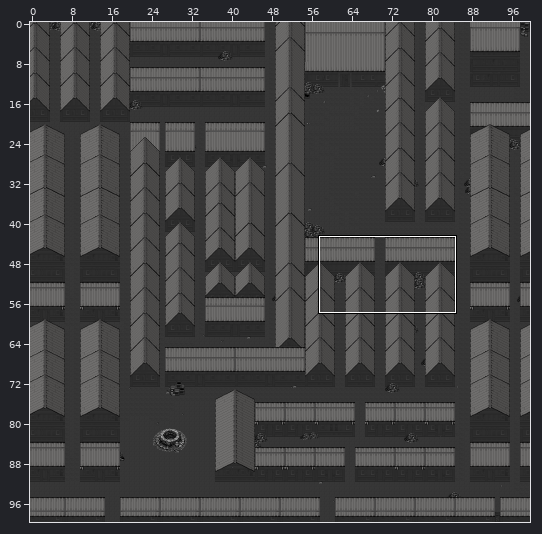
Tiled map (JSON) -- assets/Tiles/beyond.tmj. The picture above shows the old version from afar; the outline marks the close-up.
Close-up. Before:
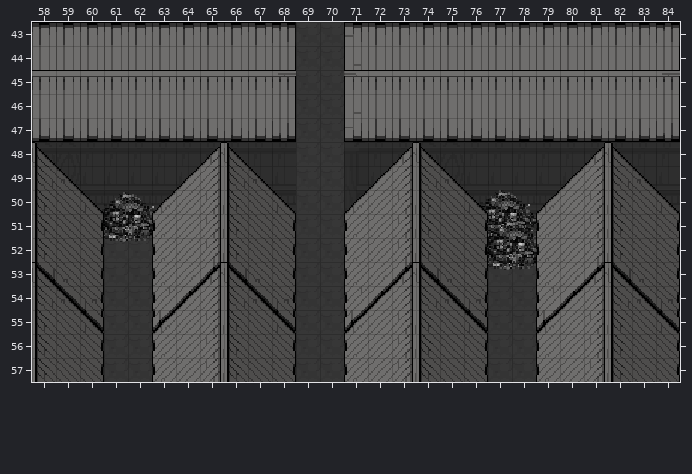
Cells are 16x16 px. Shown: x 58..84, y 43..57. The commit also changed other parts of the map, which this record leaves out.
Once edited:
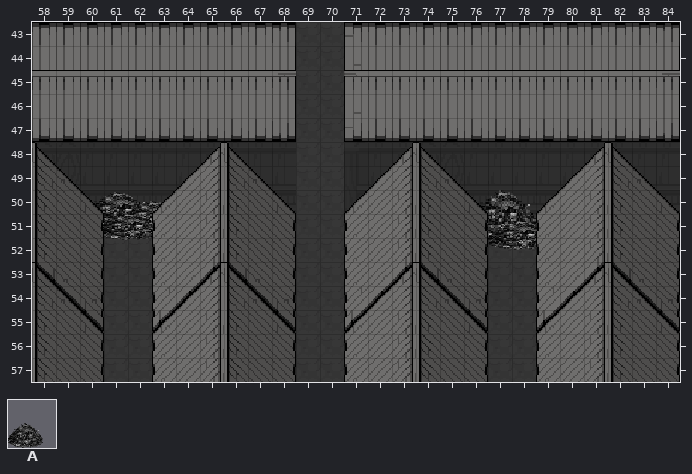
Key: from "กองขยะ": A 368.
Objects are placed by their top-left corner, in cells (3,4 is the top-left corner of cell 3,4); size is 1x1 cell unless given.
The edit:
{"where": "layer \"ขยะ\""}
{"was": "A at 60.5,48.2 size 4x4", "now": "A at 60.6,49.9 size 4x2.1"}
{"was": "A at 76.5,49.3 size 4x4", "now": "A at 76.9,50.1 size 4x2.4"}
{"now": "A at 60.1,48.6 size 4.1x3"}
{"now": "A at 61.6,49.2 size 4.1x2.5"}
{"label":"changed","picture_box":[94,192,161,242]}
{"label":"changed","picture_box":[487,220,537,270]}
